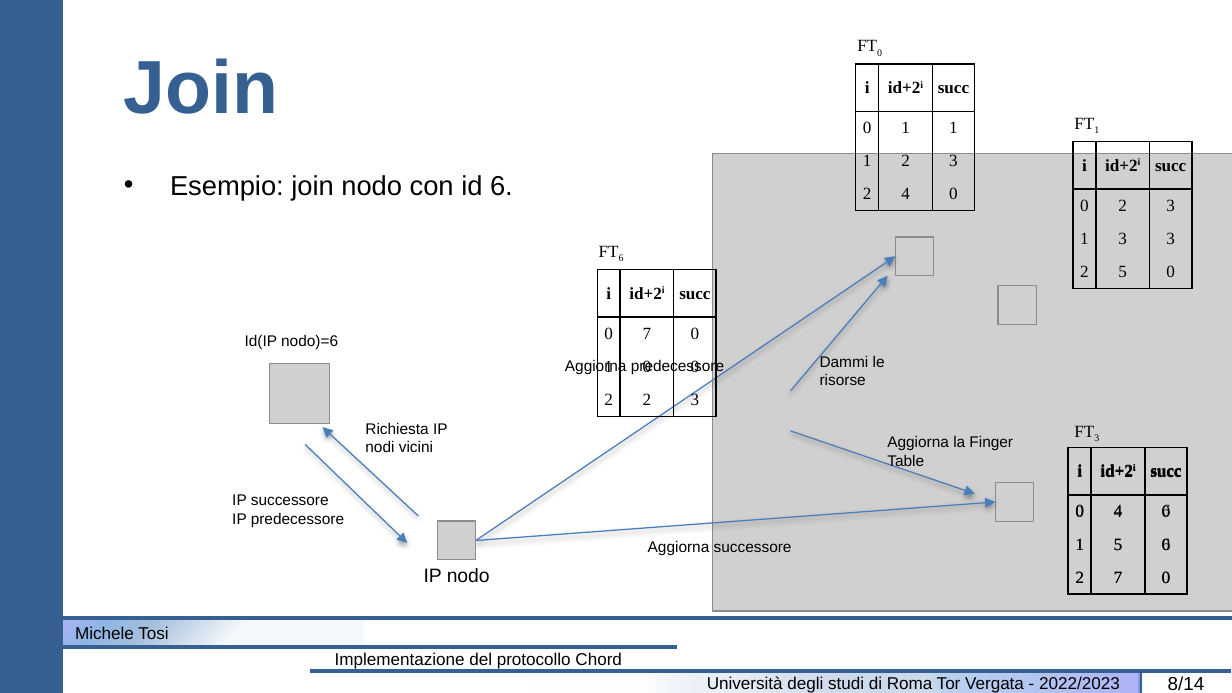
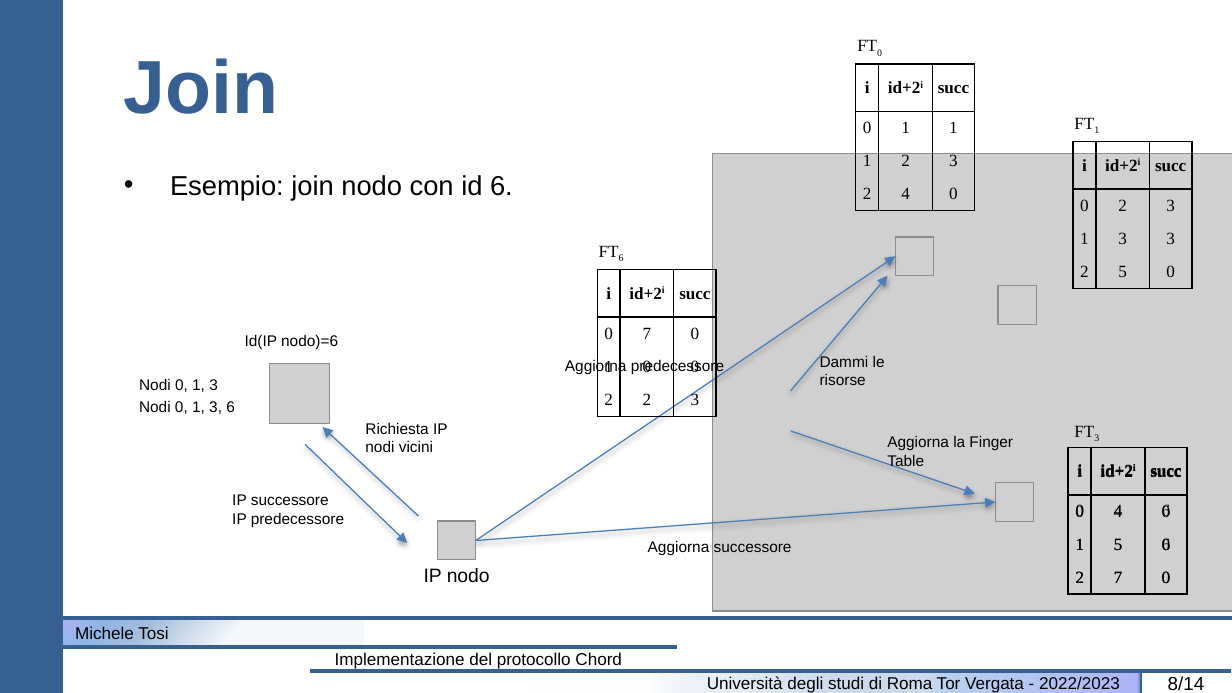
Before and after one commit to MicheleTosi/Chord_implementation, a slide deck: slide 8 of Documentazione/Presentazione/Slide_MicheleTosi_chord.pptx. Drawn at 1232x693 pixels with LibreOffice and Linux fonts; fonts in the diff are those of the drawing; grey boxes stand for pictures. Boxes give left, top, right and bottom in pixels: in the first picture for what was removed or moved away, otherwise in the second. Text is boxed around its words. In the diff, an @@ line names an element or a change of style, - is before the commit and + after.

```diff
--- a/Documentazione/Presentazione/Slide_MicheleTosi_chord.pptx
+++ b/Documentazione/Presentazione/Slide_MicheleTosi_chord.pptx
@@ text added at [139,378,218,392], 9 pt, text #000000 @@
+Nodi 0, 1, 3
@@ text added at [139,400,235,414], 9 pt, text #000000 @@
+Nodi 0, 1, 3, 6
```
Also in this commit, not shown: 1 other slide changed.
